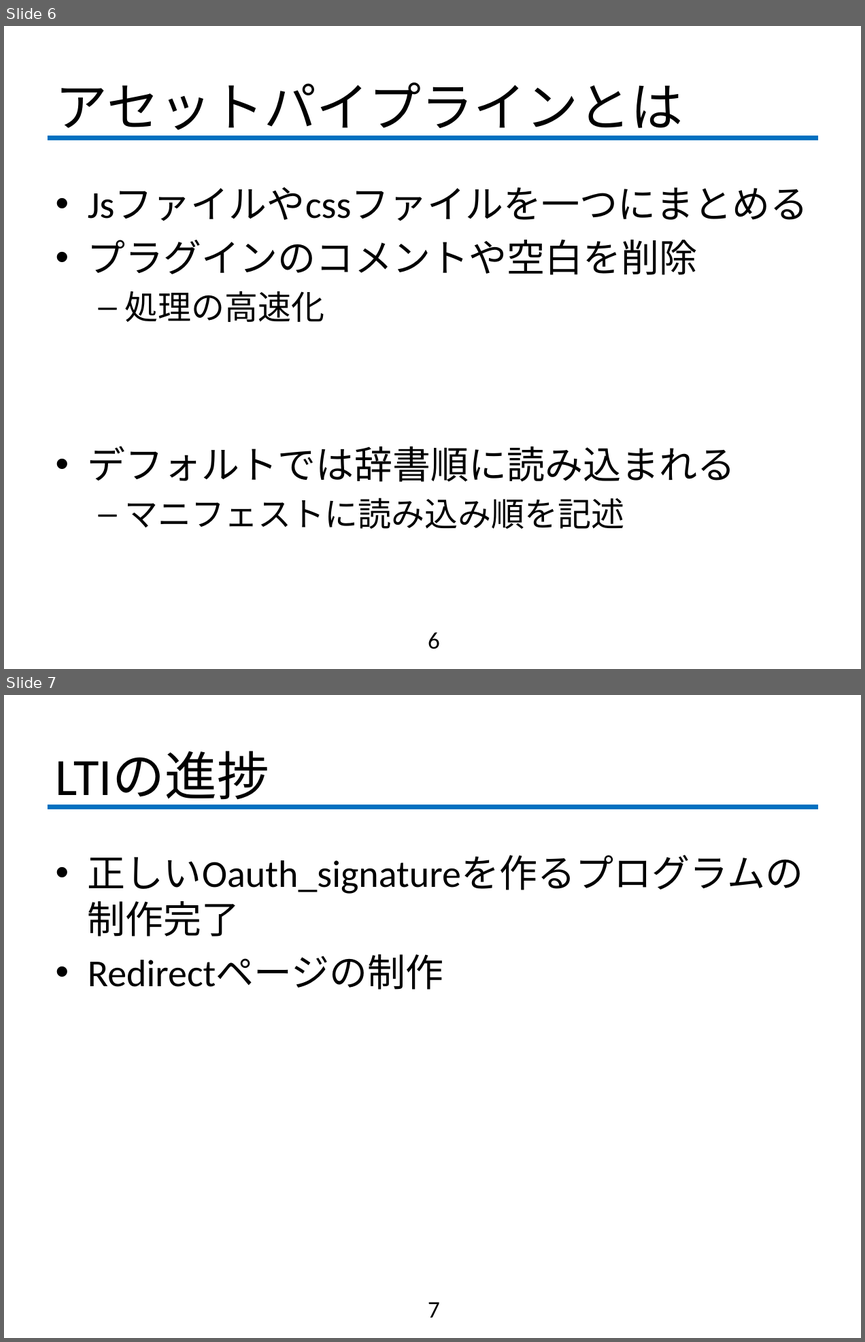
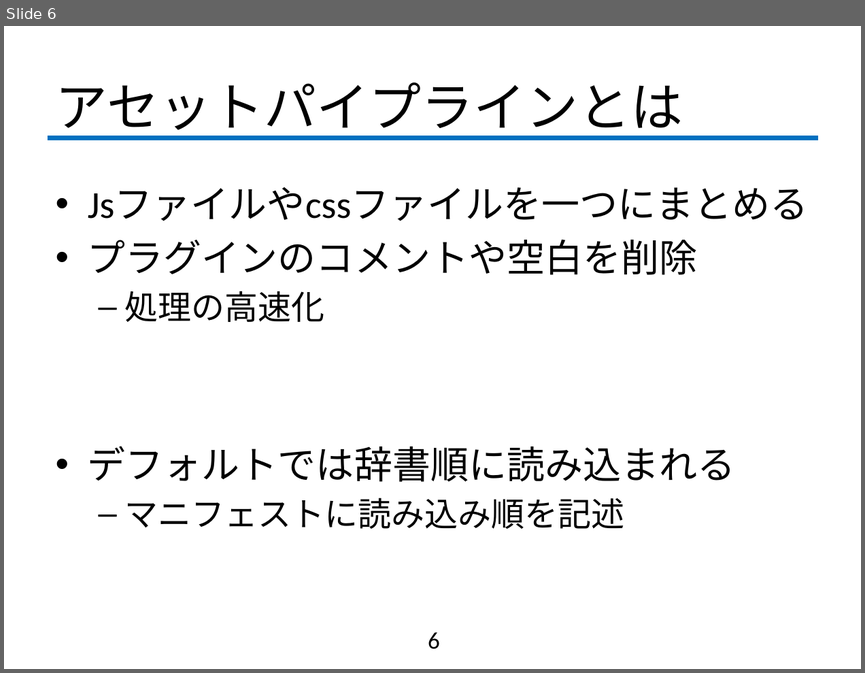
Before and after one commit to fujiLabo/fuji_simu, a slide deck: 1021進捗.pptx. Shown one above the other, each under a label of ours: slides 6 and 7 before the commit, slide 6 after it. The pictures are 865x1342 and 865x673 pixels, drawn with LibreOffice and Linux fonts; fonts in the diff are those of the drawing; background and template pictures are left out. Boxes give left, top, right and bottom in pixels: in the first picture for what was removed or moved away, otherwise in the second. Text is boxed around its words. In the diff, an @@ line names an element or a change of style, - is before the commit and + after.

```diff
--- a/1021進捗.pptx
+++ b/1021進捗.pptx
@@ slide 7 removed at (x1=4, y1=695, x2=861, y2=1338), background #FFFFFF; not listed: 1 template element that a slide beside it also shows @@
@@ title removed at (x1=56, y1=751, x2=270, y2=807) @@
-LTIの進捗
@@ text removed at (x1=88, y1=855, x2=803, y2=989) @@
-• 正しいOauth_signatureを作るプログラムの制作完了
-• Redirectページの制作
@@ page number removed at (x1=428, y1=1302, x2=440, y2=1317) @@
-7
```
Also in this commit, not shown: 1 slide changed, 3 other slides removed, 3 other files.
